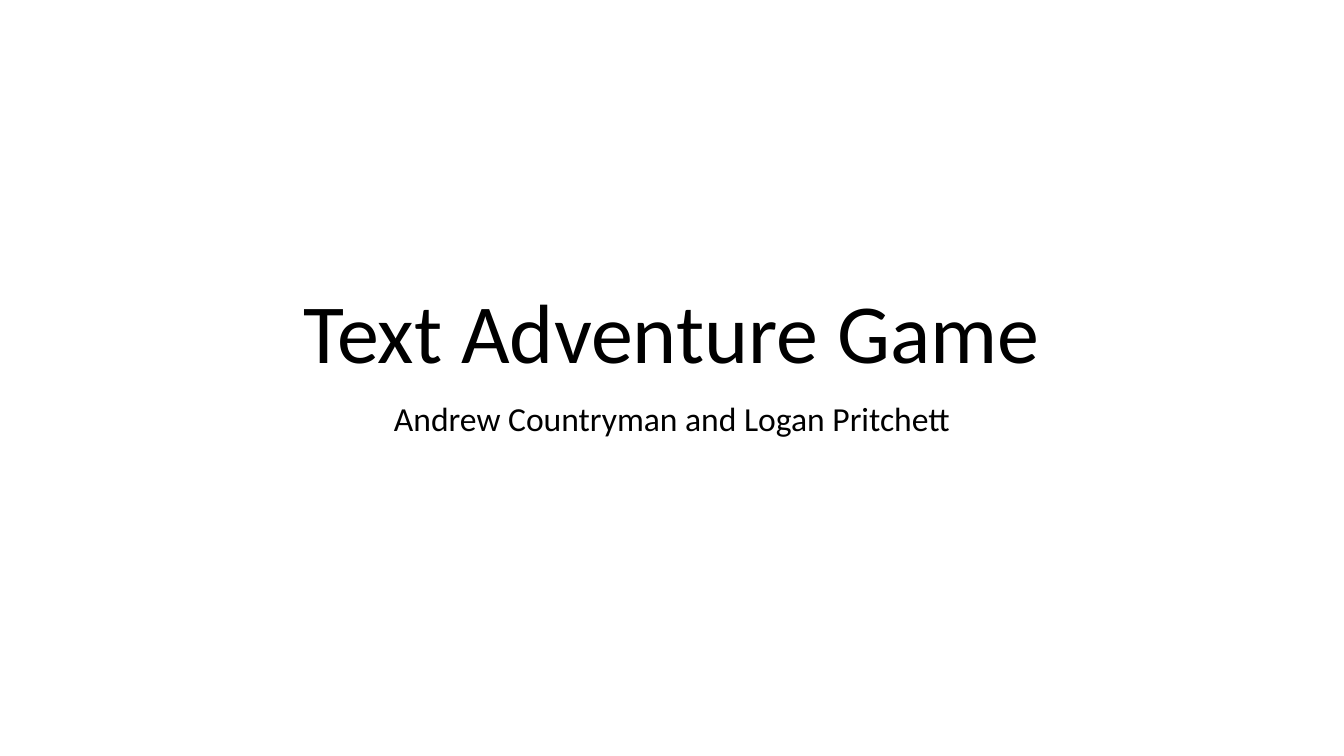
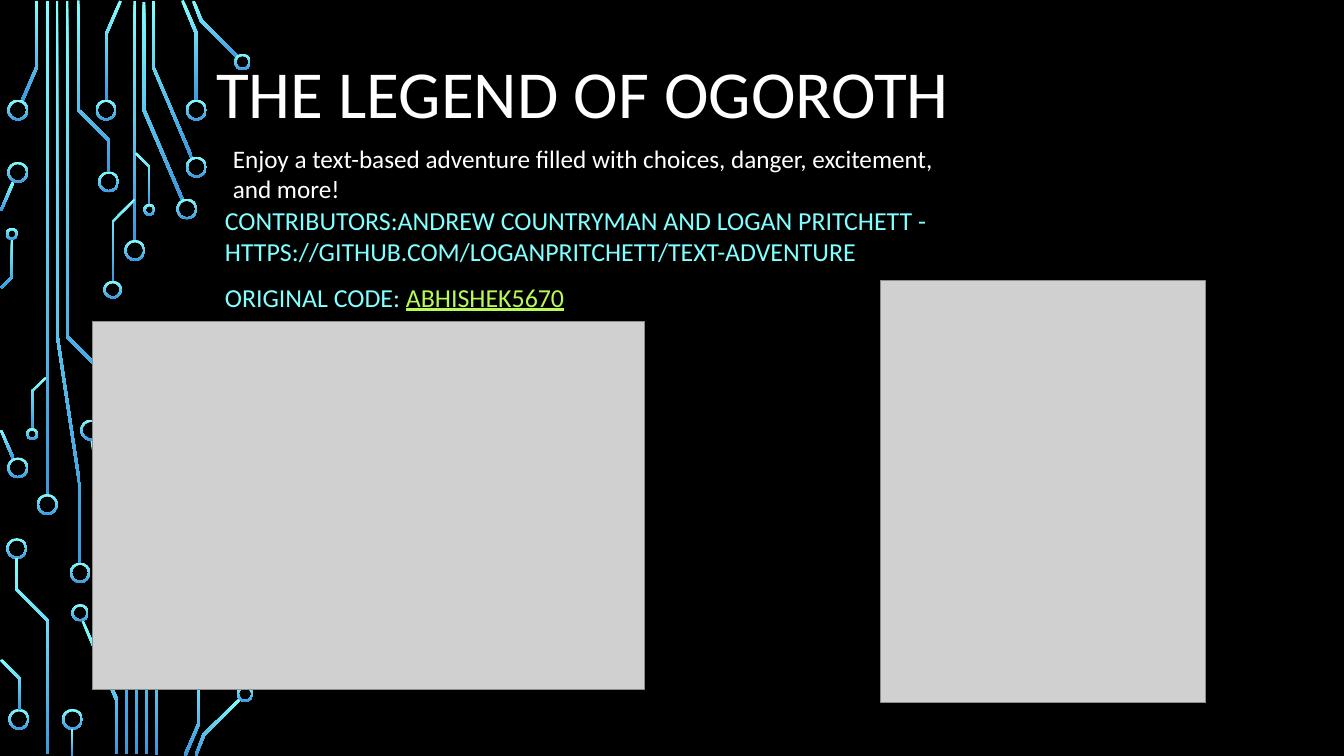
Before and after one commit to LoganPritchett/Text-Adventure, a slide deck: slide 1 of Text Adventure Game.pptx. Drawn at 1344x756 pixels with LibreOffice and Linux fonts; fonts in the diff are those of the drawing; grey boxes stand for pictures; background and template pictures are left out. Boxes give left, top, right and bottom in pixels: in the first picture for what was removed or moved away, otherwise in the second. Text is boxed around its words. In the diff, an @@ line names an element or a change of style, - is before the commit and + after.

Commit message:
New PPT Slide

```diff
--- a/Text Adventure Game.pptx
+++ b/Text Adventure Game.pptx
@@ background #FFFFFF to picture (left out) @@
@@ title added at bbox=[216, 63, 948, 119], 48 pt, text #FFFFFF @@
+THE LEGEND OF OGOROTH
@@ text added at bbox=[233, 150, 932, 198], 18 pt, text #FFFFFF @@
+Enjoy a text-based adventure filled with choices, danger, excitement, and more!
@@ subtitle at bbox=[225, 213, 912, 311]: text changed; size 24 to 18.5 pt; text colour #000000 to #82FFFF @@
-Andrew Countryman and Logan Pritchett
+CONTRIBUTORS:ANDREW COUNTRYMAN AND LOGAN PRITCHETT - HTTPS://GITHUB.COM/LOGANPRITCHETT/TEXT-ADVENTURE
+ORIGINAL CODE: ABHISHEK5670
@@ picture added at bbox=[881, 281, 1207, 703] @@
@@ picture added at bbox=[92, 322, 644, 690] @@
@@ title removed at bbox=[304, 304, 1039, 364] @@
-Text Adventure Game
@@ group added at bbox=[0, 0, 254, 756]: 45 freeform shapes, 4 rectangles @@
```
